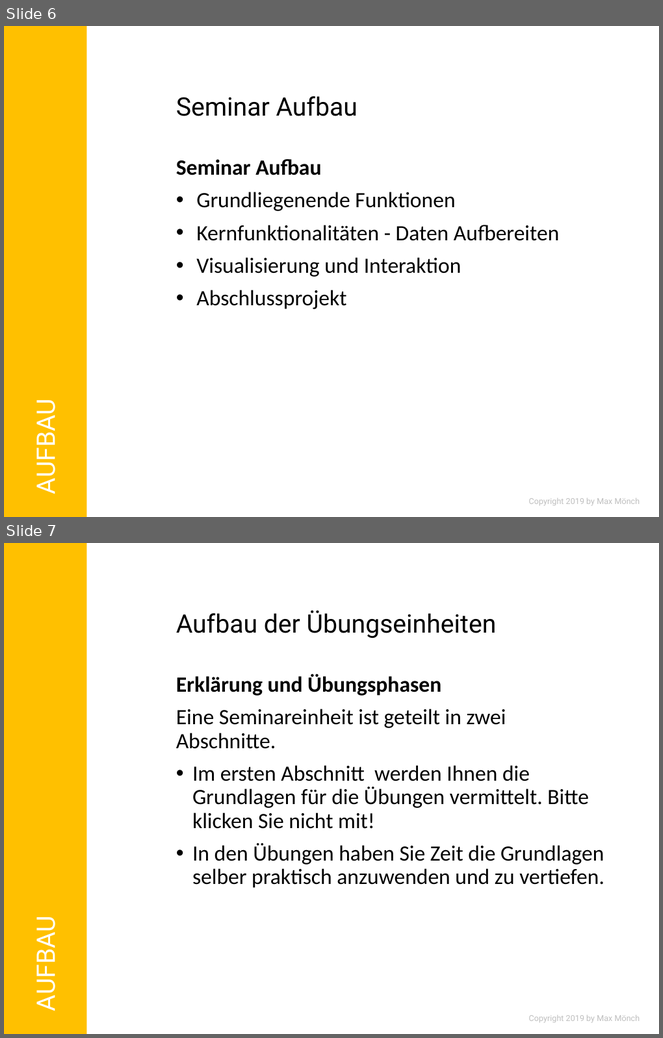
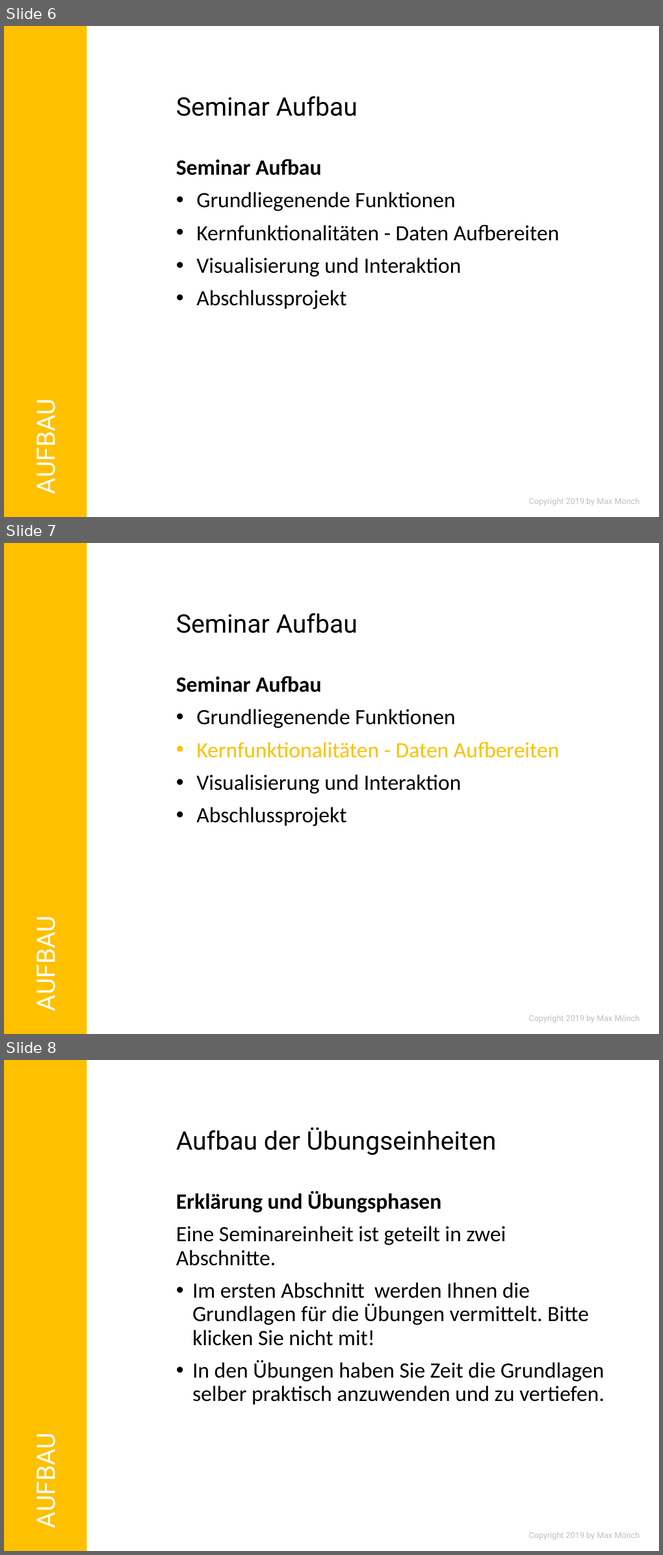
Before and after one commit to MonksterFX/pandas-basic, a slide deck: praesentation/pandas-basic.pptx. Shown one above the other, each under a label of ours: slides 6 and 7 before the commit, slides 6, 7 and 8 after it. The pictures are 663x1038 and 663x1555 pixels, drawn with LibreOffice and Linux fonts; fonts in the diff are those of the drawing; background and template pictures are left out. Boxes give left, top, right and bottom in pixels: in the first picture for what was removed or moved away, otherwise in the second. Text is boxed around its words. In the diff, an @@ line names an element or a change of style, - is before the commit and + after.

```diff
--- a/praesentation/pandas-basic.pptx
+++ b/praesentation/pandas-basic.pptx
@@ slide 7 added at [4, 543, 659, 1034], background #FFFFFF; not listed: 2 template elements that a slide beside it also shows @@
@@ title added at [176, 613, 358, 633], 28 pt, text #000000 @@
+Seminar Aufbau
@@ text added at [176, 676, 559, 826], 24 pt, text #000000 @@
+Seminar Aufbau
+• Grundliegenende Funktionen
+• Kernfunktionalitäten - Daten Aufbereiten
+• Visualisierung und Interaktion
+• Abschlussprojekt
@@ text added at [28, 925, 62, 1009], 28 pt, text #FFFFFF @@
+AUFBAU
@@ what was slide 7 is now slide 8 @@
```
Also in this commit, not shown: 3 slides changed, 9 other slides added, 11 other files.
